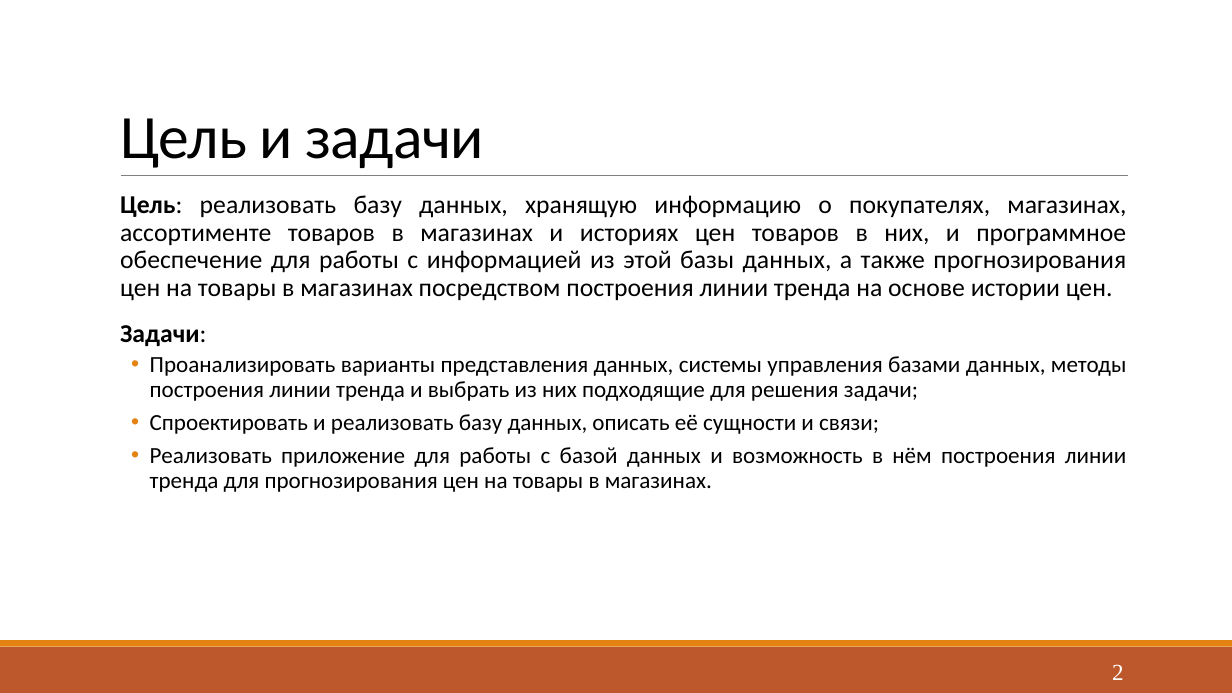
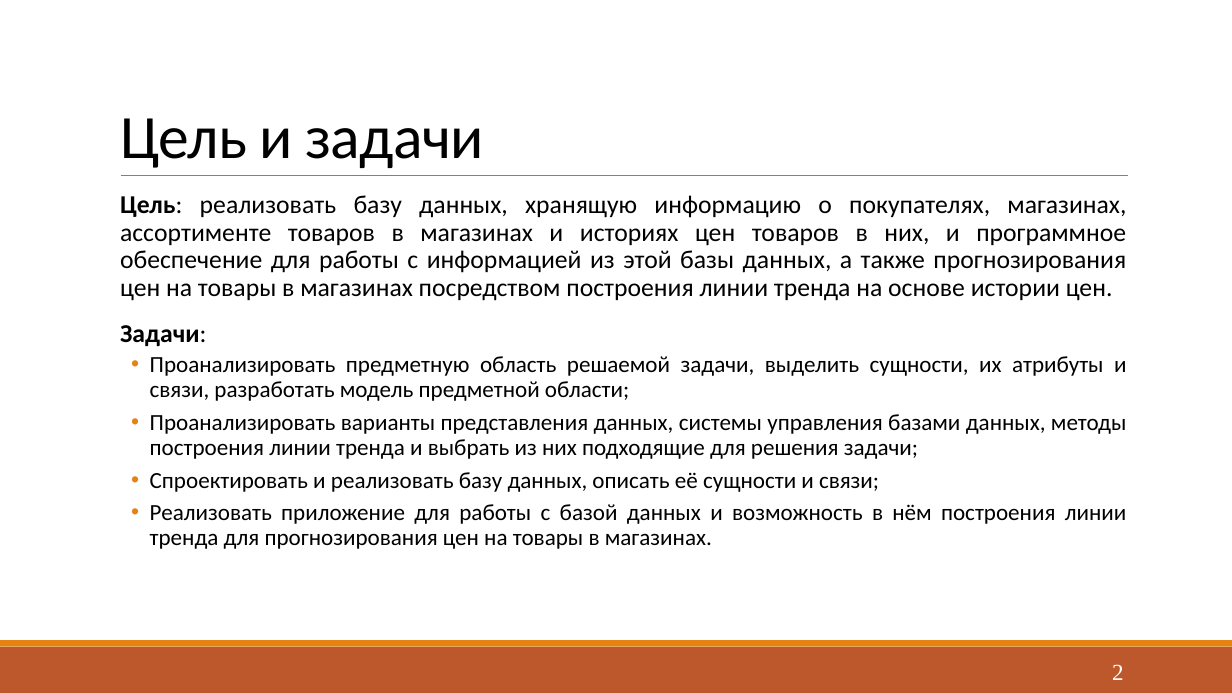
Before and after one commit to Yokud/DBCourseWork, a slide deck: slide 2 of docs/Presentation.pptx. Drawn at 1232x693 pixels with LibreOffice and Linux fonts; fonts in the diff are those of the drawing. Boxes give left, top, right and bottom in pixels: in the first picture for what was removed or moved away, otherwise in the second. Text is boxed around its words. In the diff, an @@ line names an element or a change of style, - is before the commit and + after.

```diff
--- a/docs/Presentation.pptx
+++ b/docs/Presentation.pptx
@@ text at (x1=150, y1=356, x2=1126, y2=401): paragraph added @@
+  • Проанализировать предметную область решаемой задачи, выделить сущности, их атрибуты и связи, разработать модель предметной области;
```
Also in this commit, not shown: 10 other slides changed, 4 other files.
